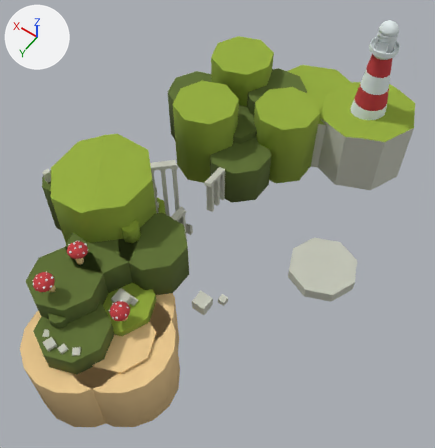
An edit to the Blender file Scenes/islands/jungle/jungle.blend, drawn before and after from the same camera.
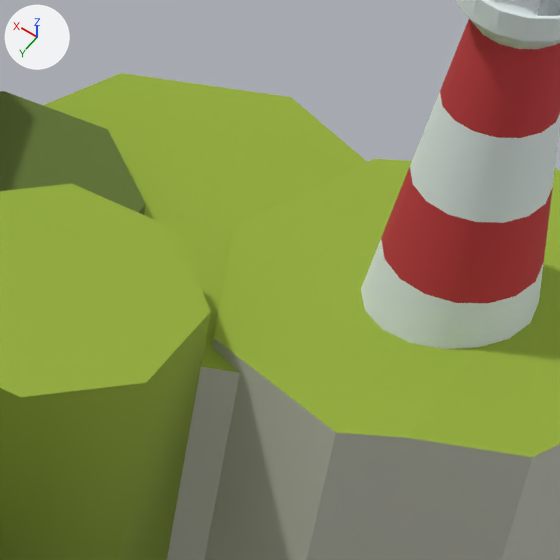
The first picture shows the older version from a camera (50 mm lens) standing at (-150.0, 92.0, 292.0) and looking at (-26.0, -82.0, 18.0). The close-ups show both versions on the part from 64% to 90% of the width and 11% to 36% of the height of that picture. The axes (+X, +Y, +Z) are drawn at upper left. The lights are the same throughout.

Objects in the first close-up: 'floor-col', 'ground-col.013', 'ground-col.017', 'ground-col.020', 'ground-col.021', 'lighthouse-col', 'railing-col'.
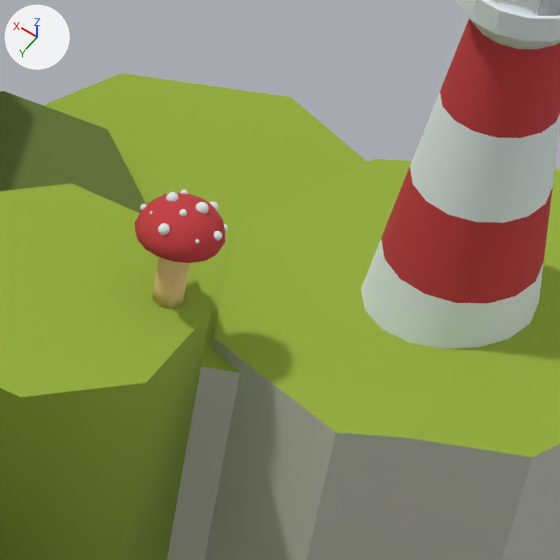
Boxes (x1, y1, x2, y2) around the edits, measured in the close-ups (560 x 560 px):
'mushroom-col.001', moved (not visible before): after (134, 193, 225, 308)
'spot_005', moved (not visible before): after (158, 223, 170, 235)
'spot_002', moved (not visible before): after (196, 202, 209, 214)
'spot_006', moved (not visible before): after (166, 192, 179, 201)
'spot_001', moved (not visible before): after (214, 231, 222, 241)
'spot_004', moved (not visible before): after (179, 209, 187, 216)
'spot_008', moved (not visible before): after (210, 201, 218, 211)
'spot_010', moved (not visible before): after (140, 204, 147, 211)
'spot_012', moved (not visible before): after (180, 189, 188, 194)
'spot_007', moved (not visible before): after (224, 225, 228, 232)
'spot_003', moved (not visible before): after (195, 239, 199, 244)

What the commit changed:
Object 'mushroom-col.001' (ob_mushroom_col_001) moves from (15.0, -14.0, 26.0) to (-34.0, -169.0, 46.0).
